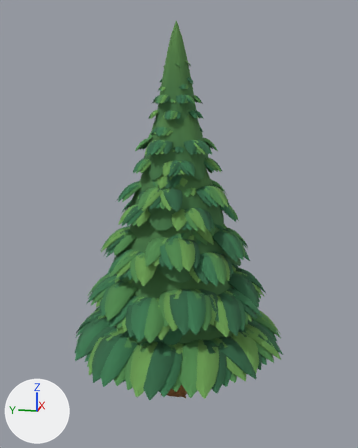
Before and after pictures for a commit that changed the glTF model studies/map-art/assets/pine.glb.
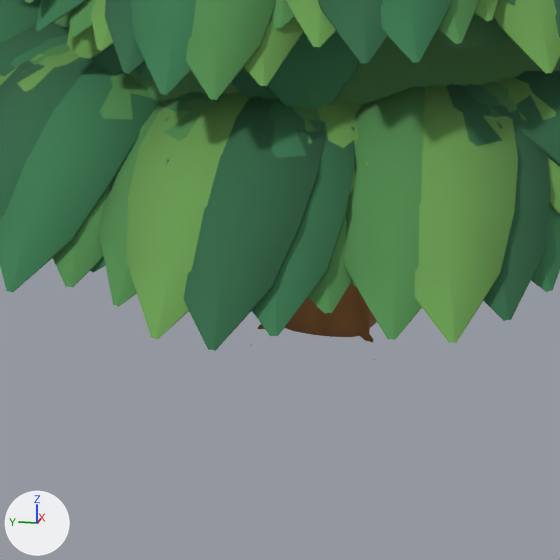
There are two pictures of each version: one whole from a 50 mm camera at (-3.13, -0.64, 2.03) aimed at (0.01, -0.02, 1.25), one close up on the part from 28% to 64% of the width and 72% to 100% of the height. Every picture has the same lights, and +X, +Y and +Z are marked at lower left. The first two pictures are the older version. Vertices at exactly the same position are counted once.

Objects in the first close-up: 'Conifer · tapered trunk', 'Pine · original pointed tiers'.
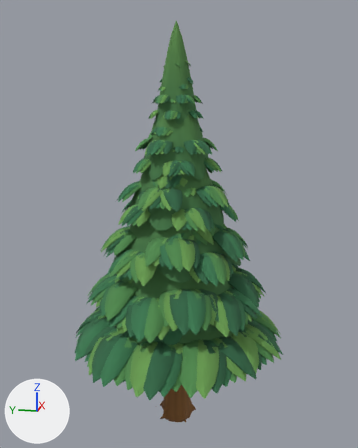
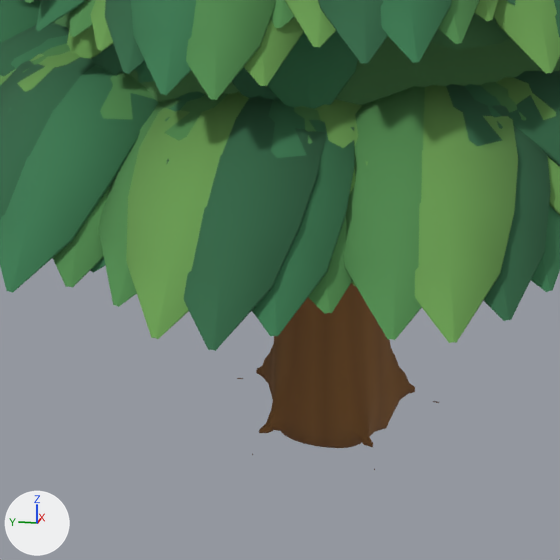
The newer file is also turned or shifted as a whole; pictures and numbers use the older file's frame.

Diff of the bpy script that builds the scene:
```diff
--- a/studies/map-art/assets/pine.glb.py
+++ b/studies/map-art/assets/pine.glb.py
@@ me_branch @@
 # used by ob_conifer___tapered_trunk; location = (0.0, 0.0, 0.0)
-me_branch.from_pydata(...)  # 2750 vertices, 5480 faces; spans x -0.14..0.17, y -0.17..0.17, z 0.0..2.2
+me_branch.from_pydata(...)  # 2750 vertices, 5480 faces; spans x -0.14..0.17, y -0.17..0.17, z -0.21..2.2
+# me_branch part 1: all 949 vertices in x -0.12..0.17, y -0.14..0.14, z 0.0..0.4 are scaled about their middle by (1, 1, 1.5), then moved by (0.0, 0.0, -0.11)
+# other edits to the shape of me_branch do not show in these pictures
 me_branch.materials.append(mat_conifer_bark)
```

Where the change shows, as pixel boxes (x1, y1, x2, y2) in the close-ups (560 x 560 px; the box of a moved part takes in the faces that stretch with it):
'Conifer · tapered trunk', reshaped
    before: (251, 283, 377, 360)
    after: (237, 283, 439, 470)
part 1 of me_branch, moved or reshaped
    before: (258, 314, 377, 342)
    after: (256, 314, 415, 448)
